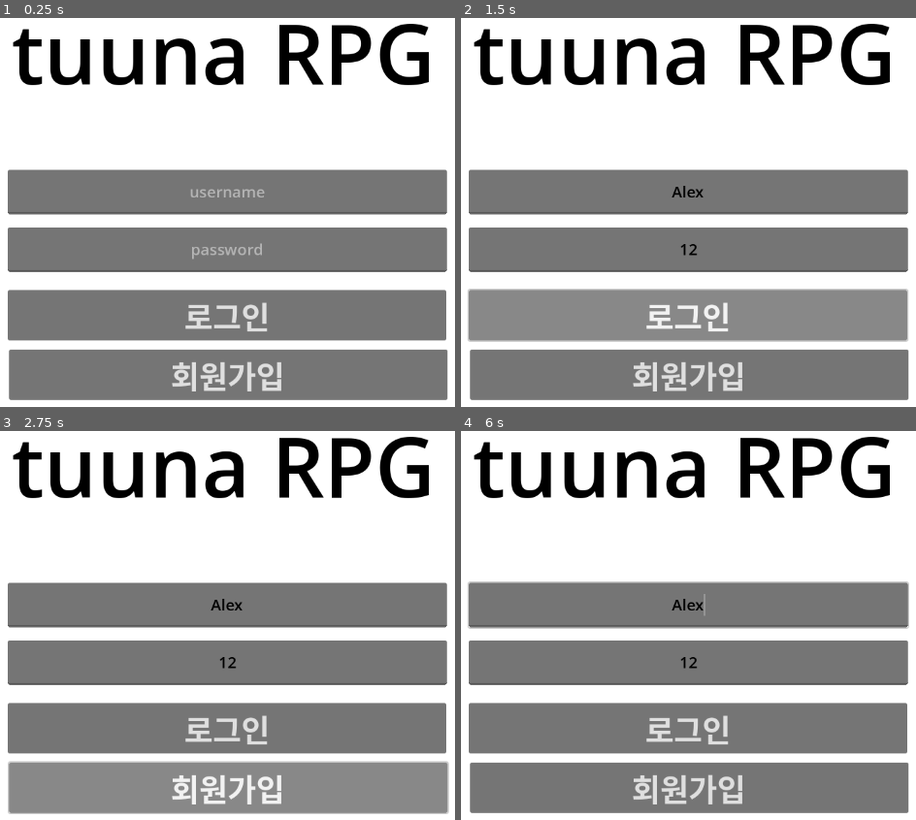
Above: before the commit, frames 1-4 (two rows, left to right).
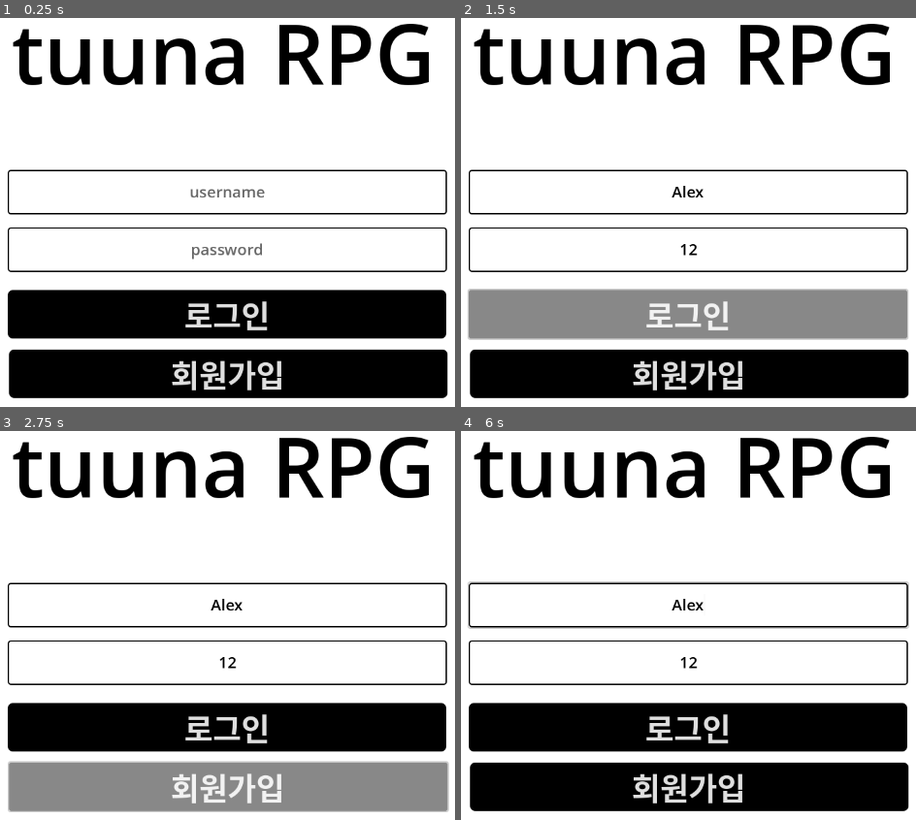
Above: after the commit, the same moments.

Repository: txuna/RpgCollector
Game: Godot game, scene res://src/ui/title.tscn
Same seed, same stepped clock (60 frames per second), same inputs: the game is played once before the commit and once after it.
Inputs (mouse positions are in pixels of both pictures, inside the frame that each line leads up to):
- Up to frame 1 (0.25 s): no input
- Up to frame 2 (1.5 s): click (688, 193) at 0.52 s; type "Alex" at 0.6 s; click (688, 251) at 0.75 s; type "12" at 0.83 s; click "로그인" at 1.25 s
- Up to frame 3 (2.75 s): click "회원가입" at 2 s
- Up to frame 4 (6 s): click "로그인" at 2.75 s; click "회원가입" at 3.5 s; click "로그인" at 4.25 s; click "회원가입" at 5 s; tap Enter at 5.75 s; move the mouse to (856, 590) at 5.77 s; click (856, 590) at 5.92 s

The runs differ from the first frame. In frame 1, 47% of the frame differs, in the area x 1-99%, y 38-99%; in frame 2, 36%; in frame 3, 36%; in frame 4, 47%.

Commit message:
로그인 화면 UI 수정

Diff:
--- a/Client/RpgCollector/src/main.gd
+++ b/Client/RpgCollector/src/main.gd
@@ -133,3 +133,7 @@
 	var world_map_instance = load("res://src/world_map.tscn").instantiate()
 	world_map_instance.name = "world_map"
 	add_child(world_map_instance)
+
+
+func _on_shop_btn_pressed():
+	pass # Replace with function body.
--- a/Client/RpgCollector/src/main.tscn
+++ b/Client/RpgCollector/src/main.tscn
@@ -1,7 +1,56 @@
-[gd_scene load_steps=3 format=3 uid="uid://6eu5evtihtr"]
+[gd_scene load_steps=11 format=3 uid="uid://6eu5evtihtr"]
 
 [ext_resource type="Script" path="res://src/main.gd" id="1_b13uu"]
 [ext_resource type="PackedScene" uid="uid://dn7up6bqfy0i5" path="res://src/ui/hud.tscn" id="2_j7hda"]
+[ext_resource type="Texture2D" uid="uid://brntry5qrsnpb" path="res://assets/stage/village.png" id="3_y555c"]
+
+[sub_resource type="StyleBoxFlat" id="StyleBoxFlat_tnqoq"]
+bg_color = Color(0, 0, 0, 1)
+corner_radius_top_left = 4
+corner_radius_top_right = 4
+corner_radius_bottom_right = 4
+corner_radius_bottom_left = 4
+
+[sub_resource type="StyleBoxFlat" id="StyleBoxFlat_572v8"]
+bg_color = Color(0, 0, 0, 1)
+corner_radius_top_left = 4
+corner_radius_top_right = 4
+corner_radius_bottom_right = 4
+corner_radius_bottom_left = 4
+
+[sub_resource type="StyleBoxFlat" id="StyleBoxFlat_1icto"]
+bg_color = Color(0, 0, 0, 1)
+corner_radius_top_left = 4
+corner_radius_top_right = 4
+corner_radius_bottom_right = 4
+corner_radius_bottom_left = 4
+
+[sub_resource type="StyleBoxFlat" id="StyleBoxFlat_p45qu"]
+bg_color = Color(0, 0, 0, 1)
+corner_radius_top_left = 4
+corner_radius_top_right = 4
+corner_radius_bottom_left = 4
+
+[sub_resource type="StyleBoxFlat" id="StyleBoxFlat_md25f"]
+bg_color = Color(0, 0, 0, 1)
+corner_radius_top_left = 4
+corner_radius_top_right = 4
+corner_radius_bottom_right = 4
+corner_radius_bottom_left = 4
+
+[sub_resource type="StyleBoxFlat" id="StyleBoxFlat_8q63u"]
+bg_color = Color(0, 0, 0, 1)
+corner_radius_top_left = 4
+corner_radius_top_right = 4
+corner_radius_bottom_right = 4
+corner_radius_bottom_left = 4
+
+[sub_resource type="StyleBoxFlat" id="StyleBoxFlat_akt1s"]
+bg_color = Color(0, 0, 0, 1)
+corner_radius_top_left = 4
+corner_radius_top_right = 4
+corner_radius_bottom_right = 4
+corner_radius_bottom_left = 4
 
 [node name="Main" type="Node2D"]
 script = ExtResource("1_b13uu")
@@ -9,6 +58,15 @@
 [node name="ColorRect" type="ColorRect" parent="."]
 offset_right = 1200.0
 offset_bottom = 800.0
+
+[node name="TextureRect" type="TextureRect" parent="ColorRect"]
+layout_mode = 1
+anchors_preset = 15
+anchor_right = 1.0
+anchor_bottom = 1.0
+grow_horizontal = 2
+grow_vertical = 2
+texture = ExtResource("3_y555c")
 
 [node name="Control" type="Control" parent="ColorRect"]
 anchors_preset = 0
@@ -22,55 +80,71 @@
 offset_right = 152.0
 offset_bottom = 81.0
 theme_override_font_sizes/font_size = 36
+theme_override_styles/normal = SubResource("StyleBoxFlat_tnqoq")
 text = "우편함"
 
 [node name="InventoryBtn" type="Button" parent="ColorRect/Control"]
 layout_mode = 0
-offset_top = 101.0
+offset_top = 88.0
 offset_right = 152.0
-offset_bottom = 182.0
+offset_bottom = 169.0
 theme_override_font_sizes/font_size = 36
+theme_override_styles/normal = SubResource("StyleBoxFlat_572v8")
 text = "인벤토리"
 
 [node name="AttendanceBtn" type="Button" parent="ColorRect/Control"]
 layout_mode = 0
-offset_top = 203.0
+offset_top = 178.0
 offset_right = 152.0
-offset_bottom = 284.0
+offset_bottom = 259.0
 theme_override_font_sizes/font_size = 36
+theme_override_styles/normal = SubResource("StyleBoxFlat_1icto")
 text = "출석"
 
 [node name="PaymentBtn" type="Button" parent="ColorRect/Control"]
 layout_mode = 0
-offset_top = 308.0
+offset_top = 271.0
 offset_right = 152.0
-offset_bottom = 389.0
+offset_bottom = 352.0
 theme_override_font_sizes/font_size = 36
+theme_override_styles/normal = SubResource("StyleBoxFlat_p45qu")
 text = "인앱결제"
 
 [node name="EnchantBtn" type="Button" parent="ColorRect/Control"]
 layout_mode = 0
-offset_top = 416.0
+offset_top = 362.0
 offset_right = 152.0
-offset_bottom = 497.0
+offset_bottom = 443.0
 theme_override_font_sizes/font_size = 36
+theme_override_styles/normal = SubResource("StyleBoxFlat_md25f")
 text = "강화"
 
 [node name="NoticeBtn" type="Button" parent="ColorRect/Control"]
 layout_mode = 0
-offset_top = 525.0
+offset_top = 457.0
 offset_right = 152.0
-offset_bottom = 606.0
+offset_bottom = 538.0
 theme_override_font_sizes/font_size = 36
+theme_override_styles/normal = SubResource("StyleBoxFlat_8q63u")
 text = "공지"
 
 [node name="StageBtn" type="Button" parent="ColorRect/Control"]
 layout_mode = 0
-offset_top = 629.0
+offset_top = 552.0
 offset_right = 152.0
-offset_bottom = 710.0
+offset_bottom = 633.0
 theme_override_font_sizes/font_size = 36
+theme_override_styles/normal = SubResource("StyleBoxFlat_akt1s")
 text = "던전"
+
+[node name="ShopBtn" type="Button" parent="ColorRect/Control"]
+layout_mode = 0
+offset_top = 647.0
+offset_right = 152.0
+offset_bottom = 728.0
+theme_override_font_sizes/font_size = 36
+theme_override_styles/normal = SubResource("StyleBoxFlat_akt1s")
+text = "상점"
 
 [node name="Hud" parent="ColorRect" instance=ExtResource("2_j7hda")]
 
@@ -81,3 +155,4 @@
 [connection signal="pressed" from="ColorRect/Control/EnchantBtn" to="." method="_on_enchant_btn_pressed"]
 [connection signal="pressed" from="ColorRect/Control/NoticeBtn" to="." method="_on_notice_btn_pressed"]
 [connection signal="pressed" from="ColorRect/Control/StageBtn" to="." method="_on_stage_btn_pressed"]
+[connection signal="pressed" from="ColorRect/Control/ShopBtn" to="." method="_on_shop_btn_pressed"]
--- a/Client/RpgCollector/src/ui/title.tscn
+++ b/Client/RpgCollector/src/ui/title.tscn
@@ -1,6 +1,44 @@
-[gd_scene load_steps=2 format=3 uid="uid://b0vkihtivm8jv"]
+[gd_scene load_steps=6 format=3 uid="uid://b0vkihtivm8jv"]
 
 [ext_resource type="Script" path="res://src/ui/title.gd" id="1_owugn"]
+
+[sub_resource type="StyleBoxFlat" id="StyleBoxFlat_8tjvp"]
+bg_color = Color(1, 1, 1, 1)
+border_width_left = 2
+border_width_top = 2
+border_width_right = 2
+border_width_bottom = 2
+border_color = Color(0, 0, 0, 1)
+corner_radius_top_left = 4
+corner_radius_top_right = 4
+corner_radius_bottom_right = 4
+corner_radius_bottom_left = 4
+
+[sub_resource type="StyleBoxFlat" id="StyleBoxFlat_6tuh8"]
+bg_color = Color(1, 1, 1, 1)
+border_width_left = 2
+border_width_top = 2
+border_width_right = 2
+border_width_bottom = 2
+border_color = Color(0, 0, 0, 1)
+corner_radius_top_left = 4
+corner_radius_top_right = 4
+corner_radius_bottom_right = 4
+corner_radius_bottom_left = 4
+
+[sub_resource type="StyleBoxFlat" id="StyleBoxFlat_xhpb3"]
+bg_color = Color(0, 0, 0, 1)
+corner_radius_top_left = 8
+corner_radius_top_right = 8
+corner_radius_bottom_right = 8
+corner_radius_bottom_left = 8
+
+[sub_resource type="StyleBoxFlat" id="StyleBoxFlat_83xej"]
+bg_color = Color(0, 0, 0, 1)
+corner_radius_top_left = 8
+corner_radius_top_right = 8
+corner_radius_bottom_right = 8
+corner_radius_bottom_left = 8
 
 [node name="Title" type="Control"]
 layout_mode = 3
@@ -50,7 +88,9 @@
 offset_right = 946.0
 offset_bottom = 379.0
 theme_override_colors/font_color = Color(0, 0, 0, 1)
+theme_override_colors/font_placeholder_color = Color(0.4, 0.4, 0.4, 1)
 theme_override_font_sizes/font_size = 24
+theme_override_styles/normal = SubResource("StyleBoxFlat_8tjvp")
 placeholder_text = "username"
 alignment = 1
 
@@ -61,7 +101,9 @@
 offset_right = 946.0
 offset_bottom = 468.0
 theme_override_colors/font_color = Color(0, 0, 0, 1)
+theme_override_colors/font_placeholder_color = Color(0.4, 0.4, 0.4, 1)
 theme_override_font_sizes/font_size = 24
+theme_override_styles/normal = SubResource("StyleBoxFlat_6tuh8")
 placeholder_text = "password"
 alignment = 1
 
@@ -72,6 +114,7 @@
 offset_right = 945.0
 offset_bottom = 571.0
 theme_override_font_sizes/font_size = 48
+theme_override_styles/normal = SubResource("StyleBoxFlat_xhpb3")
 text = "로그인"
 
 [node name="RegisterBtn" type="Button" parent="ColorRect/FormControl"]
@@ -81,6 +124,7 @@
 offset_right = 947.0
 offset_bottom = 663.0
 theme_override_font_sizes/font_size = 48
+theme_override_styles/normal = SubResource("StyleBoxFlat_83xej")
 text = "회원가입"
 
 [connection signal="pressed" from="ColorRect/FormControl/LoginBtn" to="." method="_on_login_btn_pressed"]
